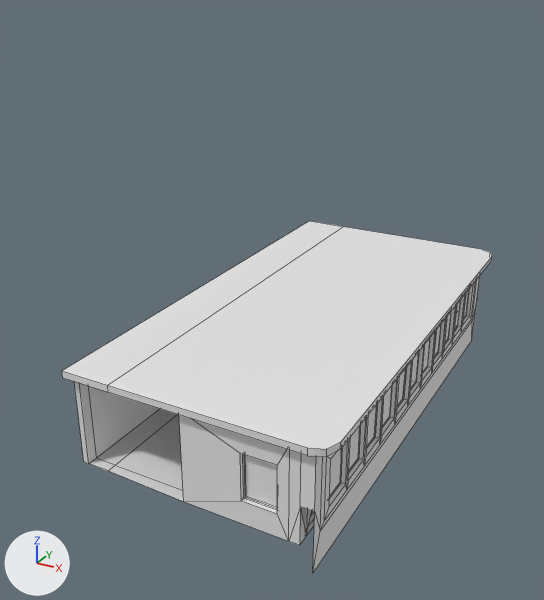
Renders of the FBX model Couch Party Game/Assets/Models/Titanic/ControlRoom/ControlRoom.fbx from each side of a commit.
The view is the same before and after, from a 50 mm lens placed at (97.01, -20.93, 35.71), pointed at (86.51, -1.84, 26.16). The lights are fixed; the arrows at lower left show +X, +Y and +Z. Mesh edges are drawn as thin lines. Where no turn or scale is listed for an object, it has been applied to the vertices.

In view in the first picture: 'ControlRoomRoof', 'ControlRoom_LP'.
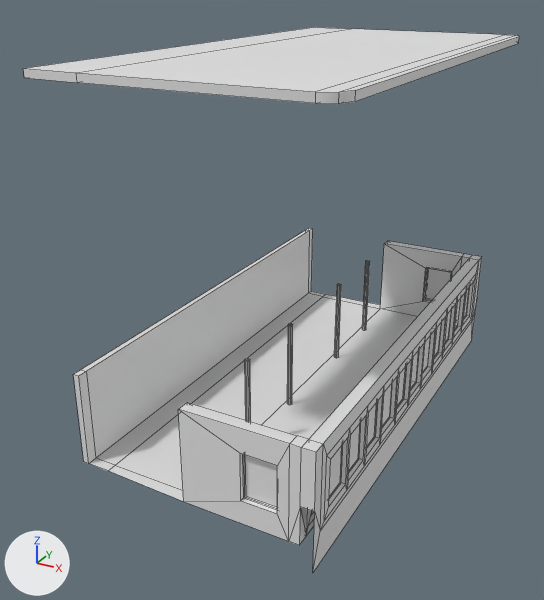
Where the change shows, as pixel boxes (x1, y1, x2, y2) in the pictures (544 x 600 px):
'ControlRoomRoof', moved: before (62, 221, 492, 457); after (23, 27, 519, 104)

The edits, one by one:
Object 'ControlRoomRoof' (ob_controlroomroof) moves from (8.18, 0.0, 15.3) to (8.18, -0.01, 23.12).
